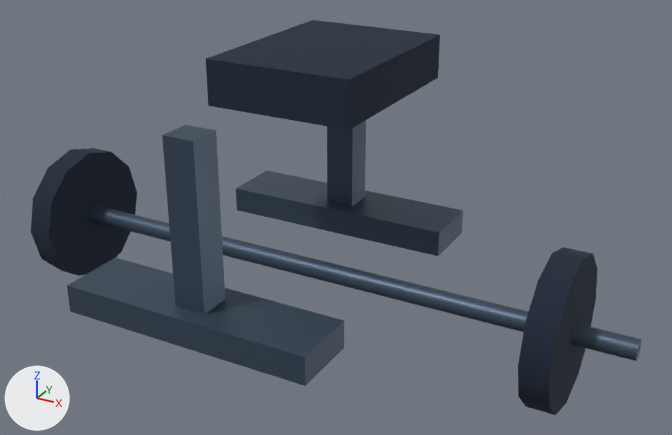
One commit to the glTF model motion/models/barbell_hip_bench.glb: the scene before it, then after it.
Rendered twice from a camera (50 mm lens) standing at (1.169, -1.887, 1.103) and looking at (0.112, 0.034, 0.143). Every picture has the same lights, and +X, +Y and +Z are marked at lower left. The picture after the commit comes second. Where no turn or scale is listed for an object, it has been applied to the vertices. Vertices at exactly the same position are counted once.

Objects in the first picture: 'barbell', 'barbell_plate', 'barbell_plate.001', 'benchFoot', 'benchFoot.001', 'benchLeg', 'benchLeg.001', 'seat'.
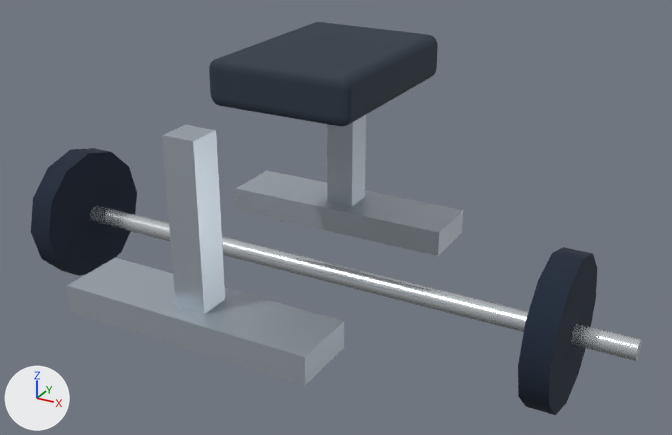
Where the change shows, as pixel boxes [x1, y1, x2, y2] in the pictures (672 x 435 px):
'seat', reshaped
    before: [206, 20, 440, 130]
    after: [209, 22, 438, 126]
'benchFoot.001', recoloured, surface changed (dark blue to pale blue)
    both: [67, 258, 344, 386]
'benchFoot', recoloured, surface changed (dark blue to pale blue)
    both: [236, 171, 463, 256]
'benchLeg.001', recoloured, surface changed (dark blue to pale blue)
    both: [162, 125, 225, 314]
'barbell', recoloured, surface changed
    both: [90, 206, 642, 361]
'benchLeg', recoloured, surface changed (dark blue to pale blue)
    both: [327, 120, 366, 206]

Patch to the scene script:
```diff
--- a/motion/models/barbell_hip_bench.glb.py
+++ b/motion/models/barbell_hip_bench.glb.py
@@ mat_material_1 @@
 mat_material_1 = principled_material('Material_1')
-mat_material_1.base_color = (0.0578, 0.0908, 0.138)  # dark blue #445568
+mat_material_1.base_color = (0.491, 0.552, 0.61)  # pale blue #bac4cd
 mat_material_1.metallic = 0.5
-mat_material_1.roughness = 0.45
+mat_material_1.roughness = 0.36
@@ mat_material_2 @@
+mat_material_2 = principled_material('Material_2')
+mat_material_2.base_color = (0.745, 0.791, 0.823)  # white #e0e6ea
+mat_material_2.metallic = 0.8
+mat_material_2.roughness = 0.23
@@ me_mesh_0 @@
 # used by ob_seat; location = (0.0, 0.2, 0.48)
-me_mesh_0.from_pydata(...)  # 8 vertices, 12 faces; spans x -0.2..0.2, y -0.262..0.262, z -0.06..0.06
+me_mesh_0.from_pydata(...)  # 296 vertices, 588 faces; spans x -0.2..0.2, y -0.262..0.262, z -0.06..0.06
+# me_mesh_0 part 1: 8 vertices removed from x -0.2..0.2, y -0.262..0.262, z -0.06..0.06; 296 vertices added at x -0.2..0.2, y -0.262..0.262, z -0.06..0.06
 me_mesh_0.materials.append(mat_material_0)
@@ me_mesh_5 @@
 me_mesh_5.from_pydata(...)  # 28 vertices, 48 faces; spans x -0.9..0.9, y -0.03..0.03, z -0.03..0.03
-me_mesh_5.materials.append(mat_material_1)  # dark blue #445568
+me_mesh_5.materials.append(mat_material_2)  # white #e0e6ea
```
